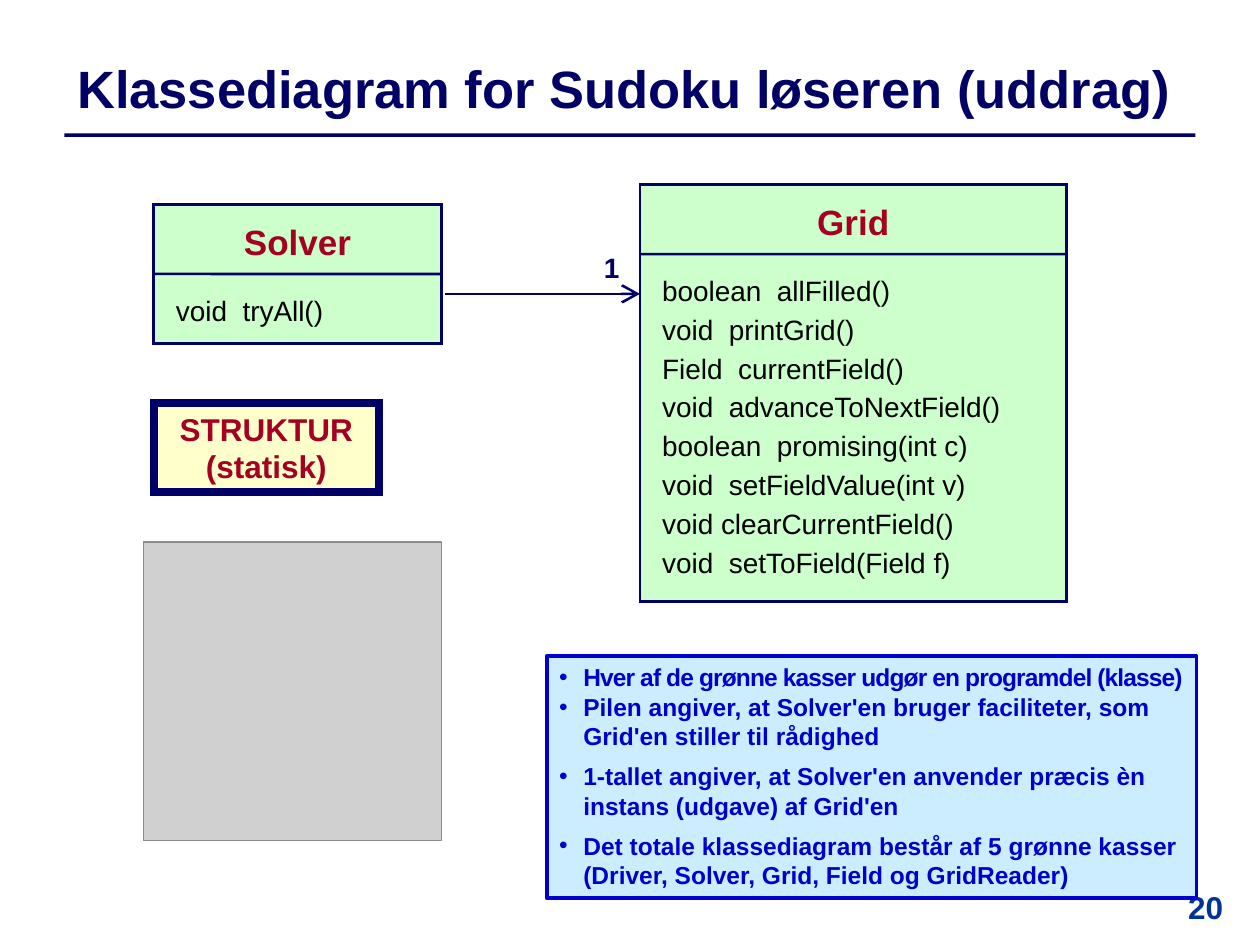
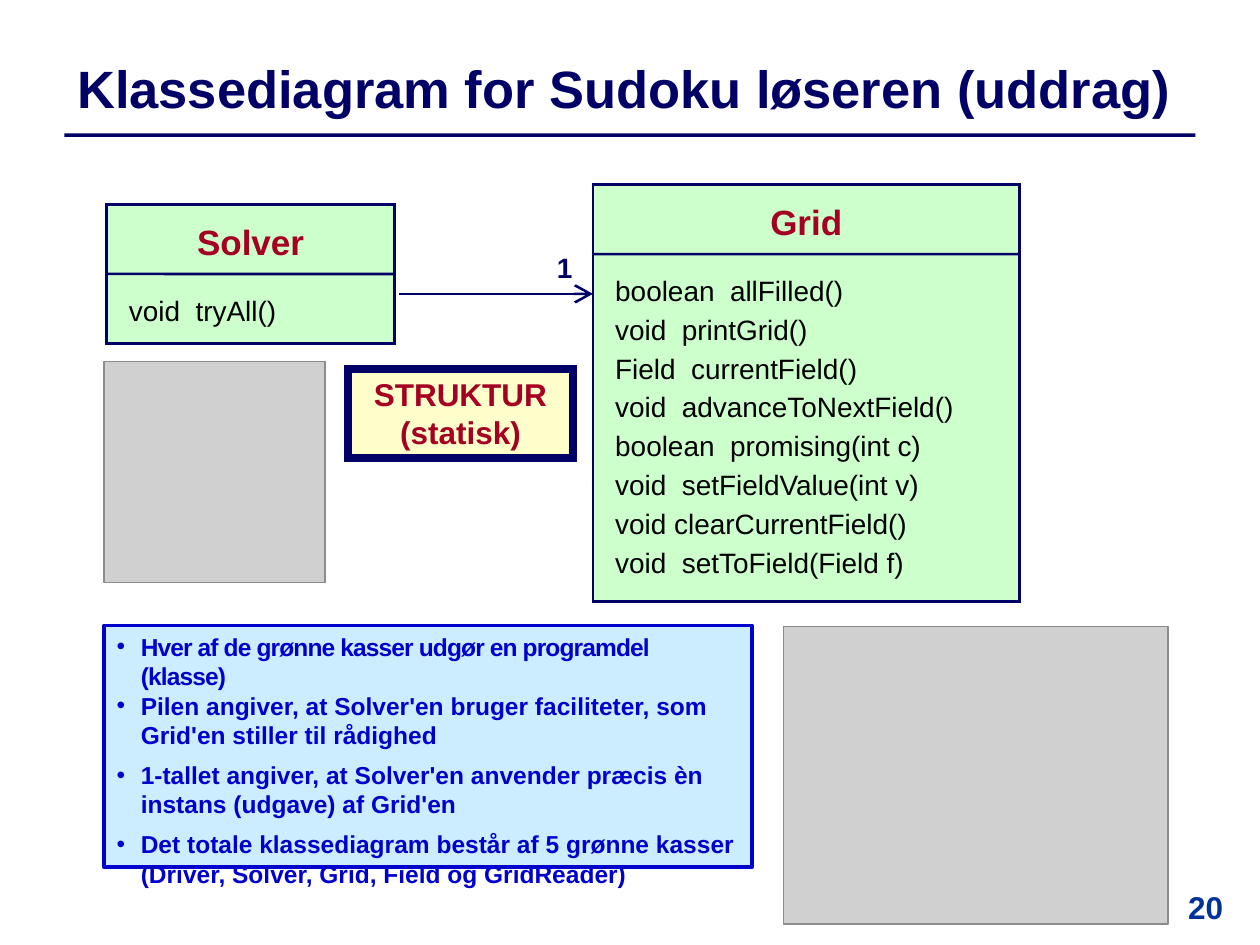
Before and after one commit to IntProgAU/Materiale, a slide deck: slide 20 of web/e22/uge_1a/Slides-Uge1-Mandag.pptx. Drawn at 1260x945 pixels with LibreOffice and Linux fonts; fonts in the diff are those of the drawing; grey boxes stand for pictures. Boxes give left, top, right and bottom in pixels: in the first picture for what was removed or moved away, otherwise in the second. Text is boxed around its words. In the diff, an @@ line names an element or a change of style, - is before the commit and + after.

```diff
--- a/web/e22/uge_1a/Slides-Uge1-Mandag.pptx
+++ b/web/e22/uge_1a/Slides-Uge1-Mandag.pptx
@@ 2 rectangles, 2 lines, 1 text: place and size @@
-2 rectangles, 2 lines, 1 text at <box>154,185,1067,602</box>
+2 rectangles, 2 lines, 1 text at <box>107,185,1021,602</box>
@@ 4 texts, 1 arrow: place and size @@
-4 texts, 1 arrow at <box>176,209,1001,578</box>
+4 texts, 1 arrow at <box>129,209,954,578</box>
@@ picture: place and size @@
-picture at <box>144,542,441,840</box>
+picture at <box>105,362,325,583</box>
@@ rectangle "STRUKTUR": place and size @@
-rectangle "STRUKTUR" at <box>154,403,379,493</box>
+rectangle "STRUKTUR" at <box>348,369,573,459</box>
@@ rectangle "Hver af de grønne kasser ...": place and size @@
-rectangle "Hver af de grønne kasser ..." at <box>547,656,1197,898</box>
+rectangle "Hver af de grønne kasser ..." at <box>105,625,752,867</box>
@@ picture added at <box>784,626,1168,924</box> @@
```
Also in this commit, not shown: 2 other slides changed, 1 other file.
